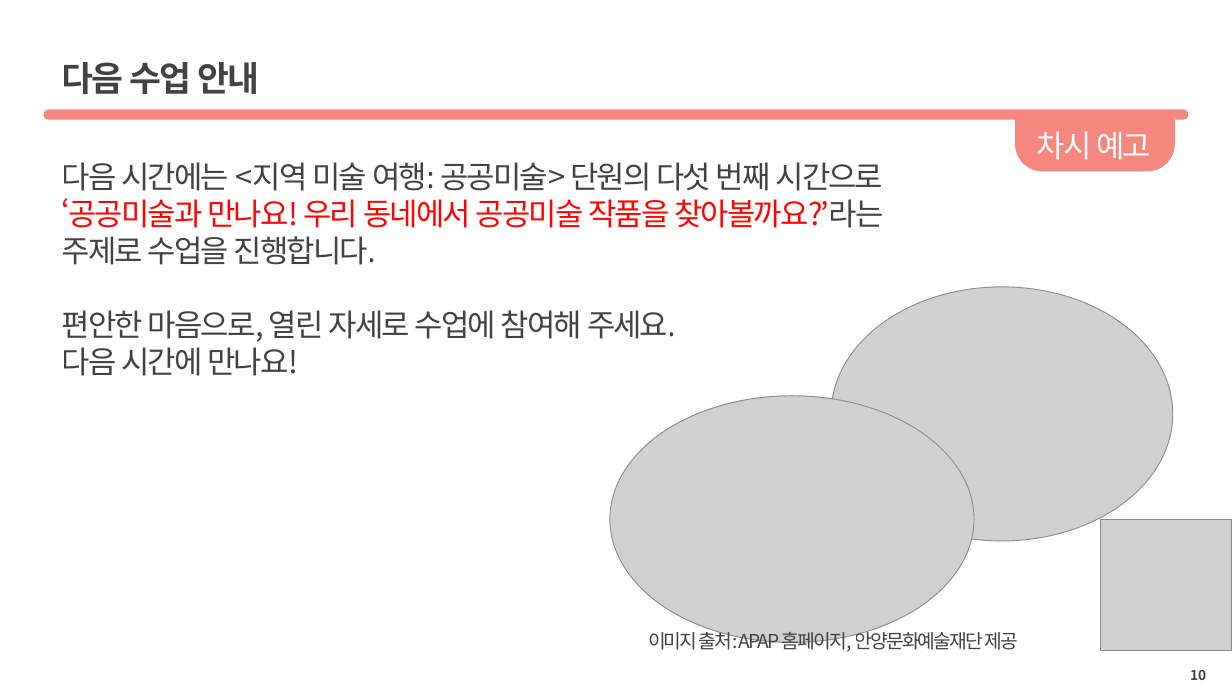
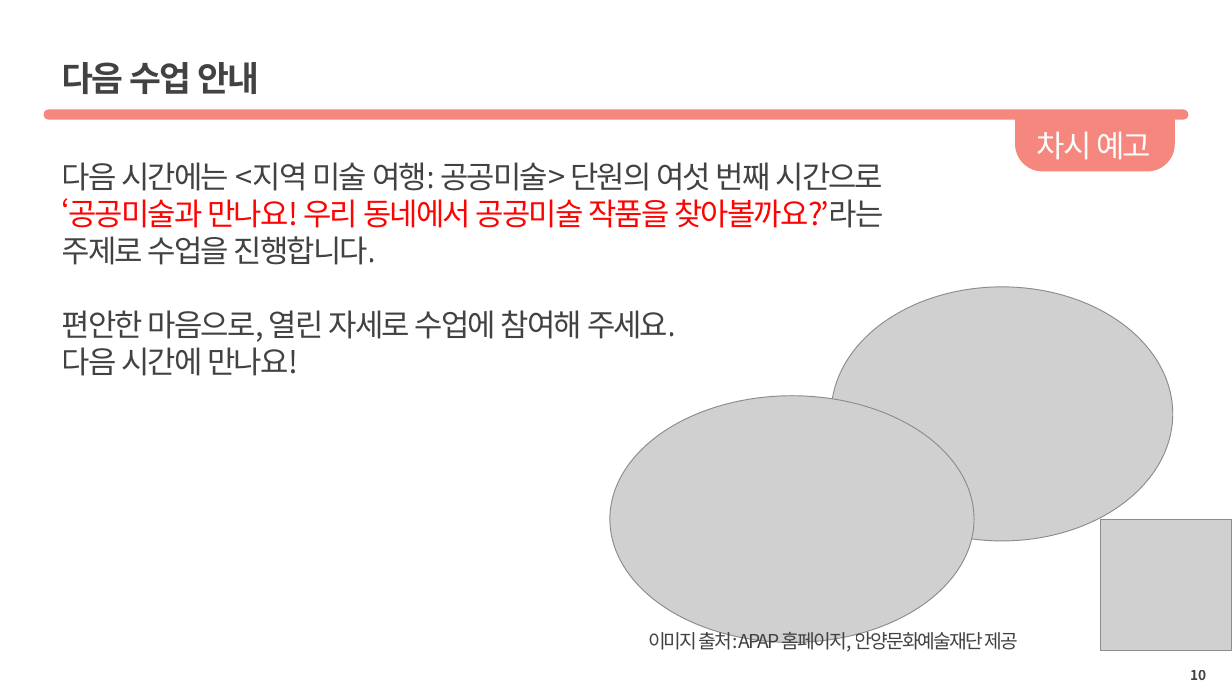
Before and after one commit to biossam/humanskill_art, a slide deck: slide 10 of files/demo/18.pptx. Drawn at 1232x693 pixels with LibreOffice and Linux fonts; fonts in the diff are those of the drawing; grey boxes stand for pictures; background and template pictures are left out. Boxes give left, top, right and bottom in pixels: in the first picture for what was removed or moved away, otherwise in the second. Text is boxed around its words. In the diff, an @@ line names an element or a change of style, - is before the commit and + after.

```diff
--- a/files/demo/18.pptx
+++ b/files/demo/18.pptx
@@ text at bbox=[62, 162, 884, 191]: text changed @@
-다음 시간에는 <지역 미술 여행: 공공미술> 단원의 다섯 번째 시간으로
+다음 시간에는 <지역 미술 여행: 공공미술> 단원의 여섯 번째 시간으로
```
Also in this commit, not shown: 5 other slides changed, 11 other files.
